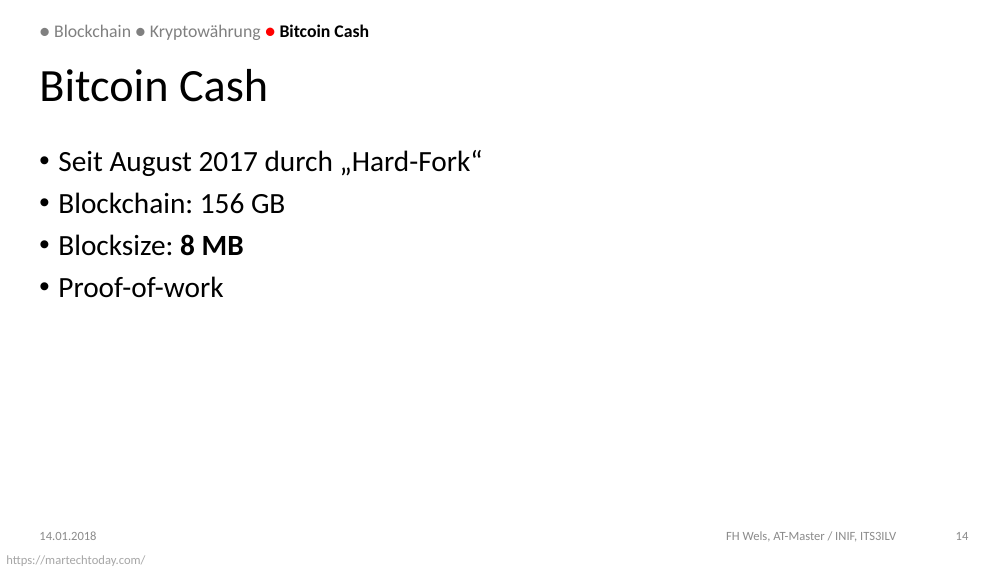
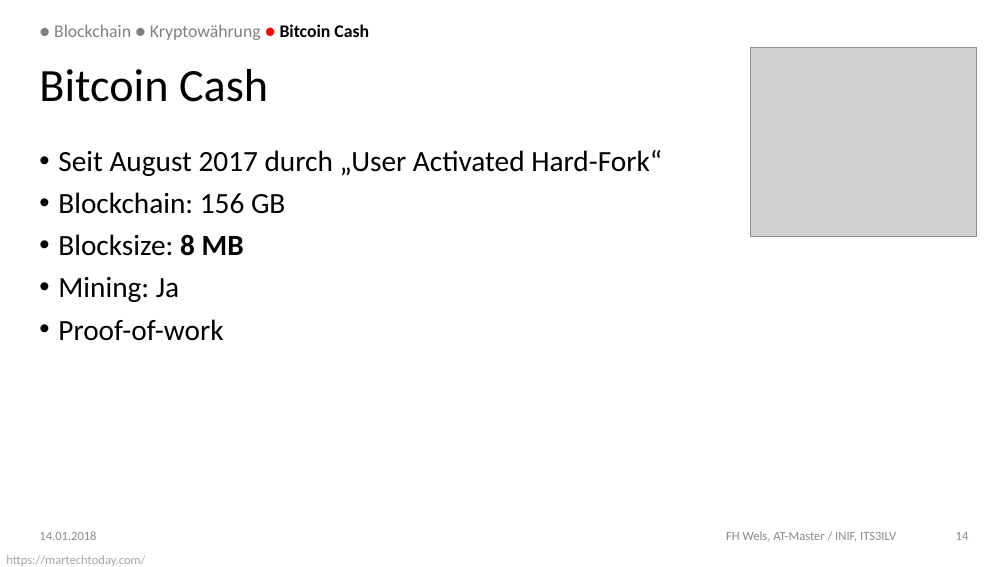
Before and after one commit to DoSchoe/ITS, a slide deck: slide 14 of Präsentation/Blockchain – Technologie.pptx. Drawn at 1008x567 pixels with LibreOffice and Linux fonts; fonts in the diff are those of the drawing; grey boxes stand for pictures; background and template pictures are left out. Boxes give left, top, right and bottom in pixels: in the first picture for what was removed or moved away, otherwise in the second. Text is boxed around its words. In the diff, an @@ line names an element or a change of style, - is before the commit and + after.

```diff
--- a/Präsentation/Blockchain – Technologie.pptx
+++ b/Präsentation/Blockchain – Technologie.pptx
@@ picture added at (750, 47, 976, 236) @@
@@ text at (58, 150, 662, 176): text changed @@
-• Seit August 2017 durch „Hard-Fork“
+• Seit August 2017 durch „User Activated Hard-Fork“
@@ text at (58, 277, 179, 302): paragraph added @@
+• Mining: Ja
```
Also in this commit, not shown: 5 other slides changed, 1 slide added.
